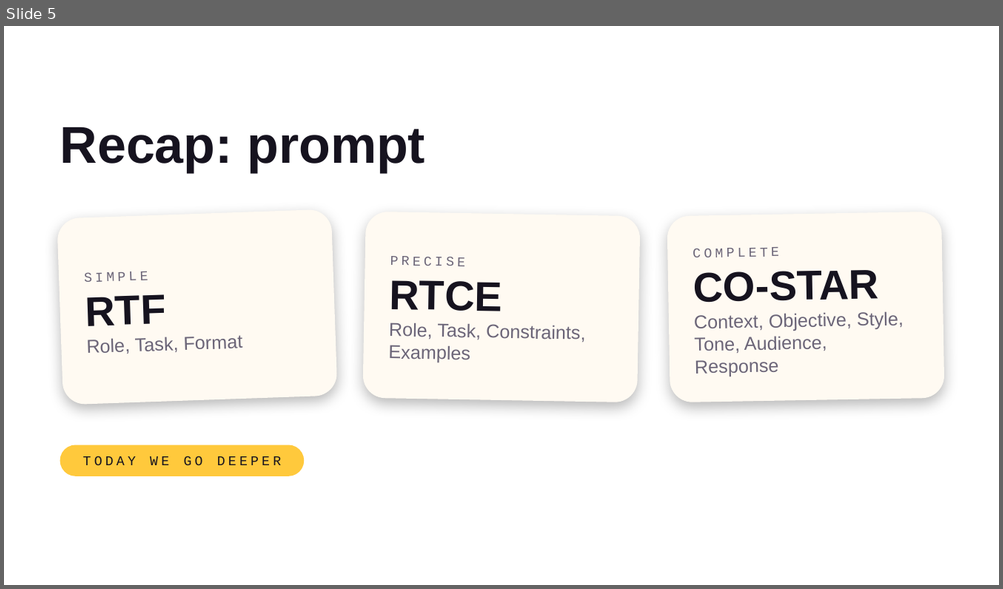
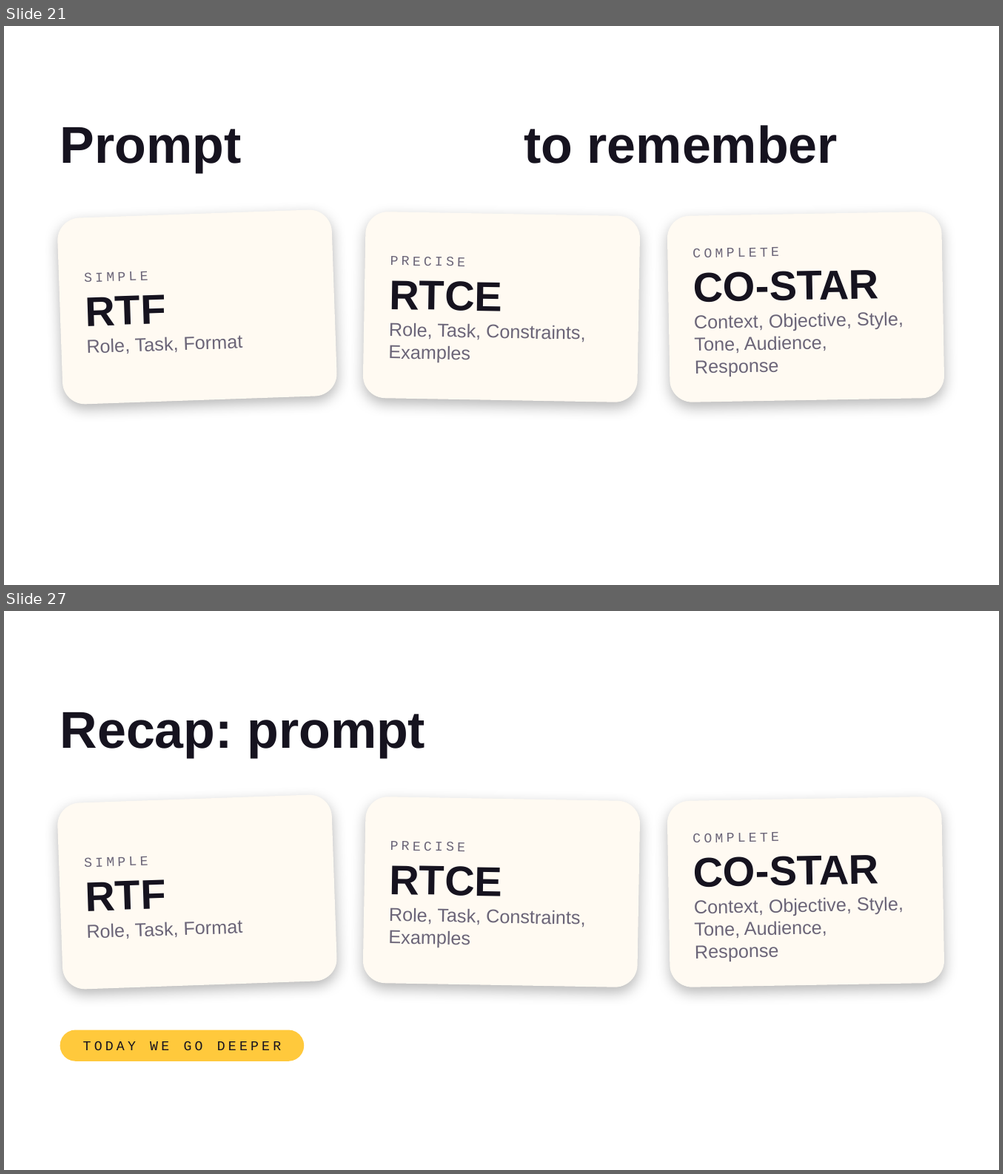
Before and after one commit to ffouladgar-ux/motion-graphics, a slide deck: courses/uca-ai/day2/UCA_AI_Day2.pptx. Shown one above the other, each under a label of ours: slide 5 before the commit, slides 21 and 27 after it; the slides between them are not shown. The pictures are 1003x589 and 1003x1174 pixels, drawn with LibreOffice and Linux fonts; fonts in the diff are those of the drawing; background and template pictures are left out. Boxes give left, top, right and bottom in pixels: in the first picture for what was removed or moved away, otherwise in the second. Text is boxed around its words. In the diff, an @@ line names an element or a change of style, - is before the commit and + after.

```diff
--- a/courses/uca-ai/day2/UCA_AI_Day2.pptx
+++ b/courses/uca-ai/day2/UCA_AI_Day2.pptx
@@ slide 21 added at [4, 26, 999, 585], background picture (left out) @@
@@ title added at [60, 125, 837, 173], 50 pt, text #16131F, bold @@
+Prompt structures to remember
@@ rounded rectangle added at [57, 210, 338, 406], fill #FFFAF2, 18 pt, text #6B6578 @@
+SIMPLE
+RTF
+Role, Task, Format
@@ rounded rectangle added at [363, 212, 640, 403], fill #FFFAF2, 18 pt, text #6B6578 @@
+PRECISE
+RTCE
+Role, Task, Constraints, Examples
@@ rounded rectangle added at [667, 212, 945, 403], fill #FFFAF2, 18 pt, text #6B6578 @@
+COMPLETE
+CO-STAR
+Context, Objective, Style, Tone, Audience, Response
@@ what was slide 5 is now slide 27 @@
```
Also in this commit, not shown: 9 slides changed, 25 other slides added, 1 slide removed, 7 other files.
